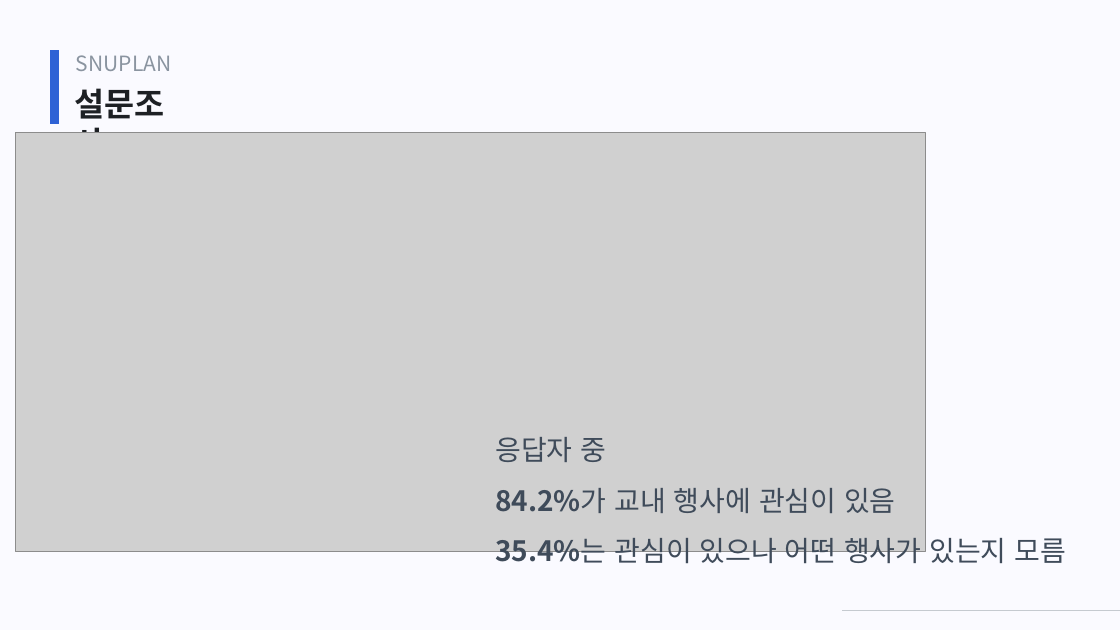
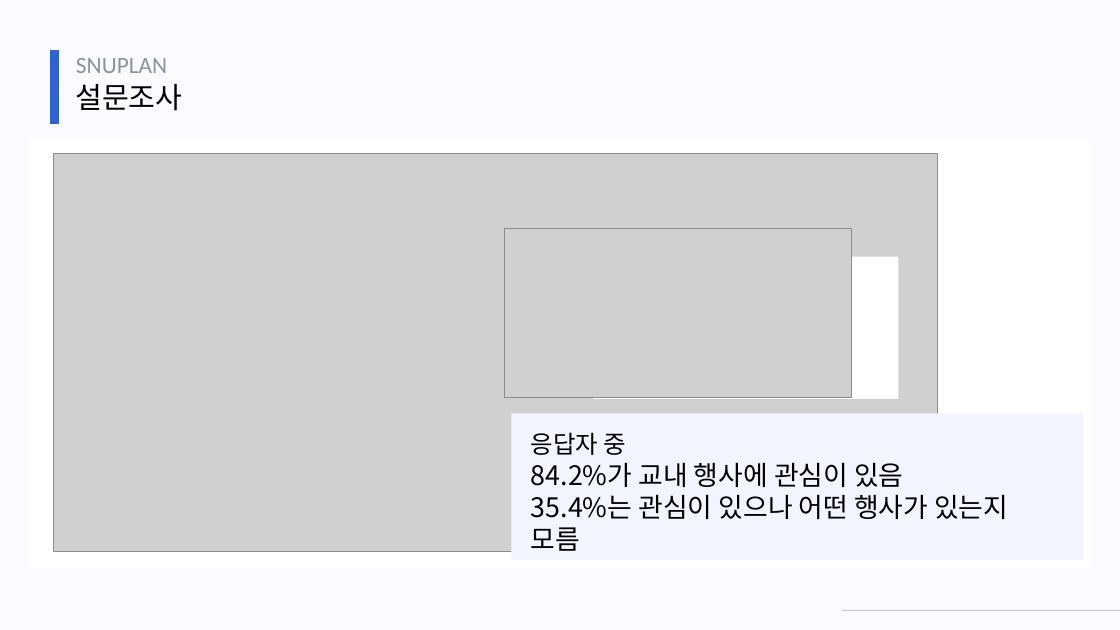
Before and after one commit to webprogrammingteam7/Static, a slide deck: slide 3 of SNUPLAN_staticpage.pptx. Drawn at 1120x630 pixels with LibreOffice and Linux fonts; fonts in the diff are those of the drawing; grey boxes stand for pictures. Boxes give left, top, right and bottom in pixels: in the first picture for what was removed or moved away, otherwise in the second. Text is boxed around its words. In the diff, an @@ line names an element or a change of style, - is before the commit and + after.

```diff
--- a/SNUPLAN_staticpage.pptx
+++ b/SNUPLAN_staticpage.pptx
@@ text "SNUPLAN" at (76, 58, 167, 73): size 18 to 20 pt, font Noto Sans CJK KR to Calibri @@
@@ text "설문조사" at (75, 84, 182, 111): size 28 to 25 pt, text colour #1D2024 to #000000, bold off @@
@@ rectangle added at (29, 139, 1091, 569), fill #FFFFFF @@
@@ picture: place and size @@
-picture at (15, 132, 925, 552)
+picture at (53, 154, 937, 552)
@@ picture added at (505, 229, 852, 397) @@
@@ rectangle added at (593, 257, 898, 399), fill #FFFFFF @@
@@ rectangle added at (512, 413, 1083, 560), fill #F2F5FF @@
@@ text "응답자 중": place and size @@
-text "응답자 중" at (495, 437, 1066, 569)
+text "응답자 중" at (531, 432, 1008, 551)
@@ text "응답자 중" at (531, 432, 1008, 551): size 24 to 21 pt in "응답자 중"; text colour #3F4B5A to #000000, size 24 to 23 pt; bold off in "84.2%가", "35.4%는"; line spacing 1.5 to 1.2; line spacing 1.5 to 1 @@
```
Also in this commit, not shown: 12 other slides changed, 1 other file.
